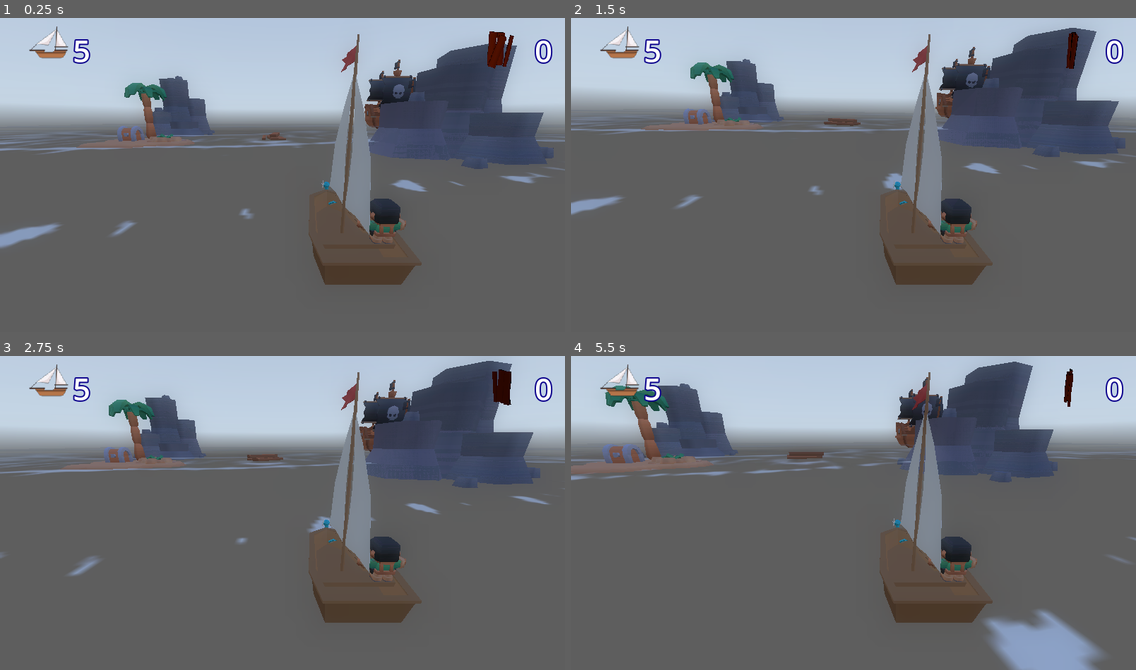
Above: before the commit, frames 1-4 (two rows, left to right).
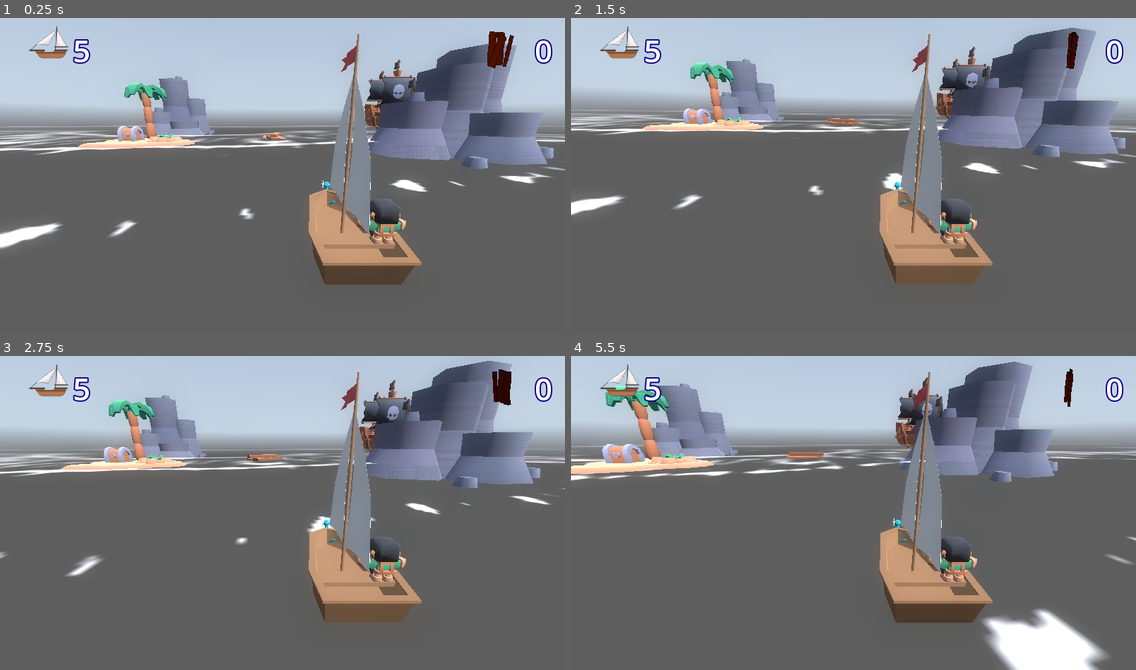
Above: after the commit, the same moments.

Repository: coutinho-RJ/mardefortaleza
Game: Godot game, scene res://3D/mar_de_fortaleza.tscn
Two runs of this game, one before a commit and one after it. Both use one fixed random seed, a clock stepped at 60 frames per second and the inputs below. This scene is started directly instead of the project's main scene. A sky picture missing from this copy of the repository is replaced by a grey-blue gradient.
Inputs:
- Up to frame 1 (0.25 s): no input
- Up to frame 2 (1.5 s): tap Enter (ui_accept) at 0.5, 0.77 s; hold D (right) 0.53-1.28 s; hold Q (rodar_antihorario) 0.53-1.28 s; hold S (down) from 1.28 s (still down); tap E (rodar_horario) at 1.35 s
- Up to frame 3 (2.75 s): tap Enter (ui_accept) at 1.52 s; release S (down) at 2.03 s; hold D (right) from 2.03 s (still down); hold Q (rodar_antihorario) from 2.03 s (still down)
- Up to frame 4 (5.5 s): release D (right) at 2.78 s; release Q (rodar_antihorario) at 2.78 s; hold Up (ui_up) 2.78-3.53 s; tap E (rodar_horario) at 2.85, 4.35 s; tap Enter (ui_accept) at 3.02, 3.77, 4.52 s; hold Q (rodar_antihorario) 3.53-4.28 s; hold A (left) 3.53-5.03 s; hold S (down) from 5.03 s (still down); hold Q (rodar_antihorario) from 5.03 s (still down)

The runs differ from the first frame. In frame 1, 14% of the frame differs, in the area x 0-100%, y 5-79%; in frame 2, 16%; in frame 3, 15%; in frame 4, 16%, in the area x 0-100%, y 1-100%.

Commit message:
correção_dos_sons_e_da_iluminação

Diff:
--- a/3D/mar_de_fortaleza.tscn
+++ b/3D/mar_de_fortaleza.tscn
@@ -1,5 +1,4 @@
-[gd_scene load_steps=34 format=3 uid="uid://isywsonkg0e8"]
-
+[gd_scene load_steps=47 format=3 uid="uid://isywsonkg0e8"]
 
 [ext_resource type="Script" path="res://3D/mar_de_fortaleza.gd" id="1_18jg7"]
 [ext_resource type="Texture2D" uid="uid://bl46u7hb7j1ns" path="res://3D/autumn_field_puresky_4k.hdr" id="1_cciaj"]
@@ -21,6 +20,7 @@
 [ext_resource type="PackedScene" uid="uid://bawptdk2w1ekw" path="res://3D/conjuntopedras1.tscn" id="18_xbvf6"]
 [ext_resource type="PackedScene" uid="uid://c3s8gi5ec2awc" path="res://3D/conjuntopedras_3.tscn" id="19_yqepk"]
 [ext_resource type="PackedScene" uid="uid://c2mf0meji1fh1" path="res://3D/grandenaviopirata.tscn" id="20_2mt1p"]
+[ext_resource type="AudioStream" uid="uid://dx4aynnptekrj" path="res://sounds/battleThemeA.mp3" id="21_2fmpe"]
 [ext_resource type="PackedScene" uid="uid://lfgrdq35ctbp" path="res://3D/madeira.tscn" id="21_sg7n0"]
 [ext_resource type="PackedScene" uid="uid://bxrhnwbfvs82i" path="res://3D/ilhao_1.tscn" id="24_p2myl"]
 [ext_resource type="PackedScene" uid="uid://dww2qrcc03lc1" path="res://3D/GLB Piratas/palm-detailed-straight.glb" id="25_b7mrs"]
@@ -28,8 +28,8 @@
 [ext_resource type="PackedScene" uid="uid://do5ygwsl3u3j1" path="res://3D/GLB Piratas/hole.glb" id="27_at6qa"]
 [ext_resource type="PackedScene" uid="uid://5vcyhu467ts2" path="res://3D/GLB Piratas/chest.glb" id="28_dpkhl"]
 [ext_resource type="PackedScene" uid="uid://ccvb2qwb2cpk2" path="res://3D/GLB Piratas/Steve.glb" id="30_cvi0v"]
+[ext_resource type="AudioStream" uid="uid://dlwqrq01iyb1h" path="res://sounds/Waterworks.ogg" id="30_vecul"]
 [ext_resource type="PackedScene" uid="uid://be0p3jvj7tdsk" path="res://3D/GLB Piratas/Princess Peach %F0%9F%8D%91.glb" id="31_rofaw"]
-
 
 [sub_resource type="PanoramaSkyMaterial" id="PanoramaSkyMaterial_csuu8"]
 panorama = ExtResource("1_cciaj")
@@ -186,6 +186,11 @@
 
 [node name="nav_agent" type="NavigationAgent3D" parent="NavigationRegion3D/NavioInimigo"]
 
+[node name="AudioStreamPlayer3D" type="AudioStreamPlayer3D" parent="NavigationRegion3D/NavioInimigo"]
+stream = ExtResource("21_2fmpe")
+autoplay = true
+max_distance = 1500.0
+
 [node name="ilhao1" parent="." instance=ExtResource("24_p2myl")]
 transform = Transform3D(1, 0, 0, 0, 1, 0, 0, 0, 1, 25.919, 0.961929, -1.91125)
 
@@ -271,5 +276,14 @@
 [node name="Barco" parent="." instance=ExtResource("2_7tsr2")]
 transform = Transform3D(1, 0, 0, 0, 1, 0, 0, 0, 1, 14.1444, 1.4888, -16.5388)
 
+[node name="AudioStreamPlayer" type="AudioStreamPlayer" parent="."]
+stream = ExtResource("30_vecul")
+volume_db = -7.0
+autoplay = true
+
+[node name="DirectionalLight3D" type="DirectionalLight3D" parent="."]
+transform = Transform3D(0.169343, 0.0607284, -0.0873788, 0.104125, -0.0607231, 0.159595, 0.0219303, -0.180623, -0.0830319, 0, 27.9272, 0)
+sky_mode = 1
+
 [connection signal="pressed" from="game_over/menu_game_over/Tentar_btn" to="game_over" method="_on_tentar_btn_pressed"]
 [connection signal="pressed" from="game_over/menu_game_over/Desistir_btn2" to="game_over" method="_on_desistir_btn_2_pressed"]
